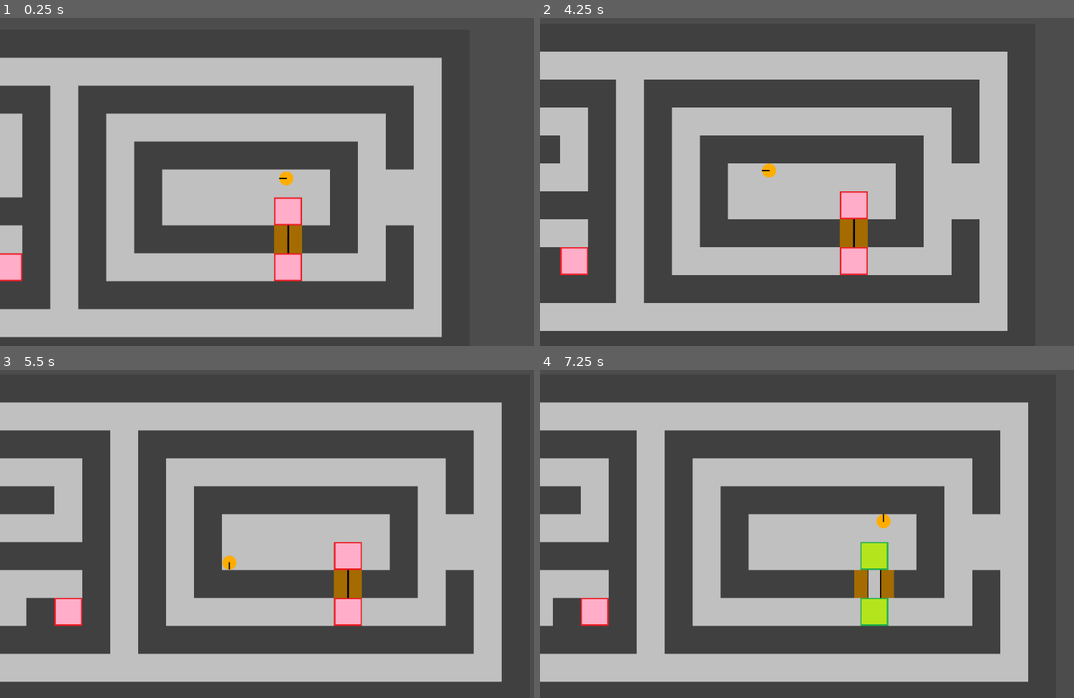
Above: before the commit, frames 1-4 (two rows, left to right).
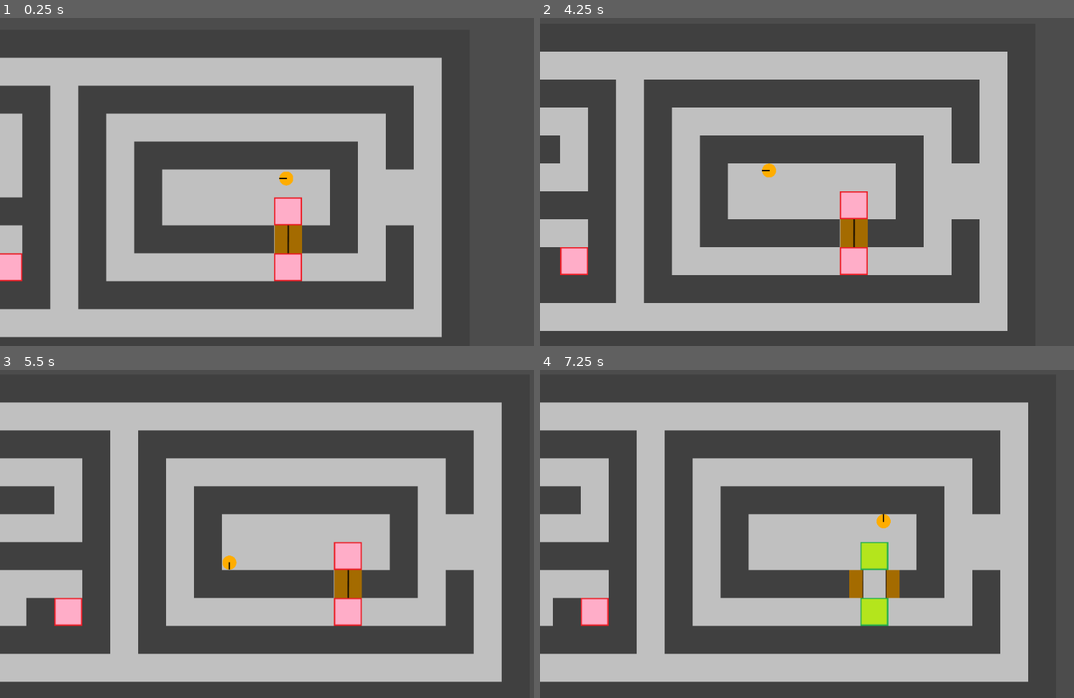
Above: after the commit, the same moments.

Repository: Charidan/Kleptochron
Game: Godot game, scene res://scenes/CollisionTest.tscn
Two runs of this game, one before a commit and one after it. Both use one fixed random seed, a clock stepped at 60 frames per second and the inputs below.
Inputs:
- Up to frame 1 (0.25 s): no input
- Up to frame 2 (4.25 s): tap Enter at 0.5, 2, 3.5 s; hold Right (ui_right) 0.53-1.28 s; tap Space at 1.25, 2.75 s; hold Down (ui_down) 1.28-2.03 s; hold Right (ui_right) 2.03-2.78 s; hold Up (ui_up) 2.78-3.53 s; hold Left (ui_left) from 3.53 s (still down)
- Up to frame 3 (5.5 s): tap Space at 5 s; release Left (ui_left) at 5.03 s; hold Down (ui_down) from 5.03 s (still down)
- Up to frame 4 (7.25 s): release Down (ui_down) at 5.78 s; hold Right (ui_right) 5.78-6.53 s; hold Up (ui_up) from 6.53 s (still down)

The runs differ from the first frame. In frame 1, 0.1% of the frame differs, in the area x 0-57%, y 55-80%; in frame 2, less than 0.1%; in frame 3, 0.2%; in frame 4, 0.5%, in the area x 7-68%, y 52-78%.

Commit message:
Fixexd door and pressureplate sprites.

Diff:
--- a/scenes/CollisionTest.tscn
+++ b/scenes/CollisionTest.tscn
@@ -19,28 +19,24 @@
 [node name="PP_Door1" parent="." index="1" instance=ExtResource( 3 )]
 
 position = Vector2( 475, 275 )
-scale = Vector2( 0.5, 0.5 )
 _sections_unfolded = [ "Transform" ]
 plate_name = "alpha"
 
 [node name="PP_Door2" parent="." index="2" instance=ExtResource( 3 )]
 
 position = Vector2( 475, 375 )
-scale = Vector2( 0.5, 0.5 )
 _sections_unfolded = [ "Transform" ]
 plate_name = "alpha"
 
 [node name="PP_Time" parent="." index="3" instance=ExtResource( 3 )]
 
 position = Vector2( -25, 375 )
-scale = Vector2( 0.5, 0.5 )
 _sections_unfolded = [ "Transform" ]
 plate_name = "time"
 
 [node name="Door" parent="." index="4" instance=ExtResource( 4 )]
 
 position = Vector2( 475.227, 325 )
-scale = Vector2( 0.5, 0.5 )
 PASSWORD = "alpha"
 SPEED = 25
 
--- a/scenes/Door.tscn
+++ b/scenes/Door.tscn
@@ -3,7 +3,7 @@
 [ext_resource path="res://scripts/door.gd" type="Script" id=1]
 [ext_resource path="res://assets/sprite_door.png" type="Texture" id=2]
 
-[node name="Door" type="StaticBody2D" index="0"]
+[node name="Door" type="StaticBody2D"]
 
 input_pickable = false
 collision_layer = 1
@@ -21,12 +21,12 @@
 
 position = Vector2( -5, 0 )
 build_mode = 0
-polygon = PoolVector2Array( 5, 50, -45, 50, -45, -50, 5, -50 )
+polygon = PoolVector2Array( 5, 25, -20, 25, -20, -25, 5, -25 )
 _sections_unfolded = [ "Transform" ]
 
 [node name="sprite_leftdoor" type="Sprite" parent="leftdoor" index="0"]
 
-position = Vector2( -20, 0 )
+position = Vector2( -7, 0 )
 texture = ExtResource( 2 )
 _sections_unfolded = [ "Transform" ]
 
@@ -34,12 +34,12 @@
 
 position = Vector2( 5, 0 )
 build_mode = 0
-polygon = PoolVector2Array( -5, 50, 45, 50, 45, -50, -5, -50 )
+polygon = PoolVector2Array( -5, 25, 20, 25, 20, -25, -5, -25 )
 _sections_unfolded = [ "Transform" ]
 
 [node name="sprite_rightdoor" type="Sprite" parent="rightdoor" index="0"]
 
-position = Vector2( 20, -5.07036e-005 )
+position = Vector2( 7.5, 0 )
 rotation = 3.14159
 texture = ExtResource( 2 )
 _sections_unfolded = [ "Transform" ]
--- a/scenes/pressureplate.tscn
+++ b/scenes/pressureplate.tscn
@@ -32,4 +32,4 @@
 [node name="CollisionPolygon2D" type="CollisionPolygon2D" parent="." index="2"]
 
 build_mode = 0
-polygon = PoolVector2Array( -50, 50, 50, 50, 50, -50, -50, -50 )
+polygon = PoolVector2Array( -25, 25, 25, 25, 25, -25, -25, -25 )
--- a/scripts/door.gd
+++ b/scripts/door.gd
@@ -5,9 +5,9 @@
 var open = false
 var moving = false
 export(int) var SPEED
-const POS_LEFT_OPEN = Vector2(-50, 0)
+const POS_LEFT_OPEN = Vector2(-25, 0)
 const POS_LEFT_CLOSE = Vector2(-5, 0)
-const POS_RIGHT_OPEN = Vector2(50, 0)
+const POS_RIGHT_OPEN = Vector2(25, 0)
 const POS_RIGHT_CLOSE = Vector2(5, 0)
 var event_list = []
 var LEFT_DOOR
Binary file changed: assets/sprite_door.png
Binary file changed: assets/sprite_plate_off.png
Binary file changed: assets/sprite_plate_on.png
